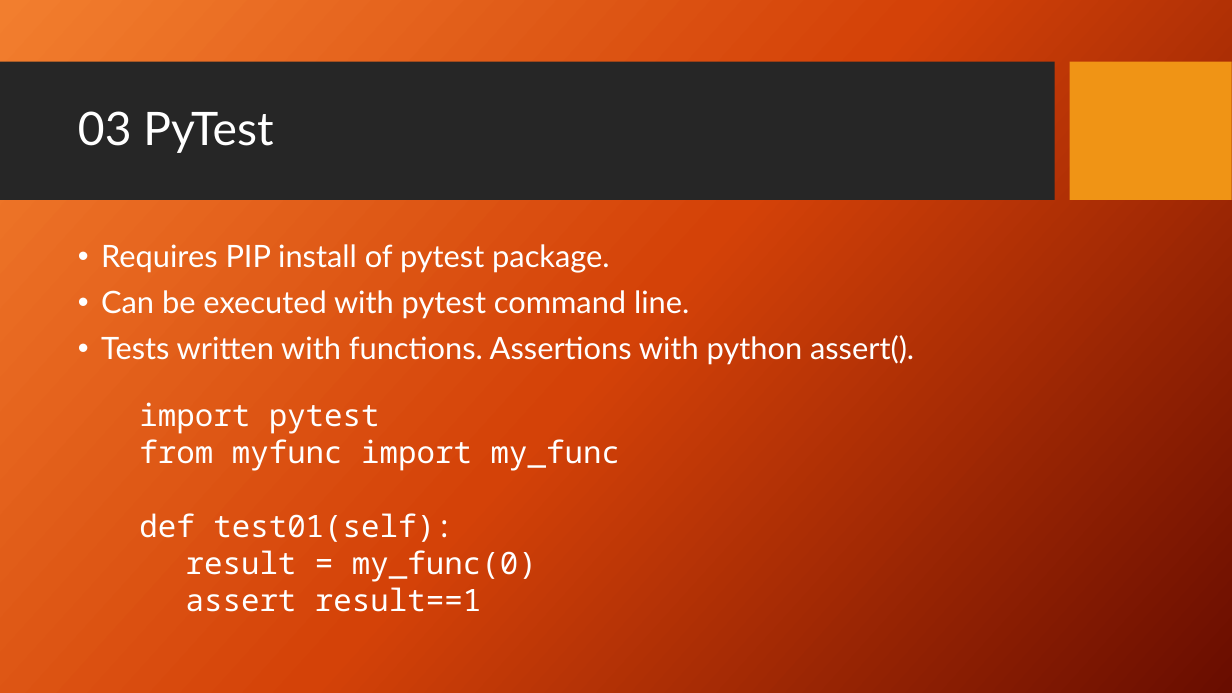
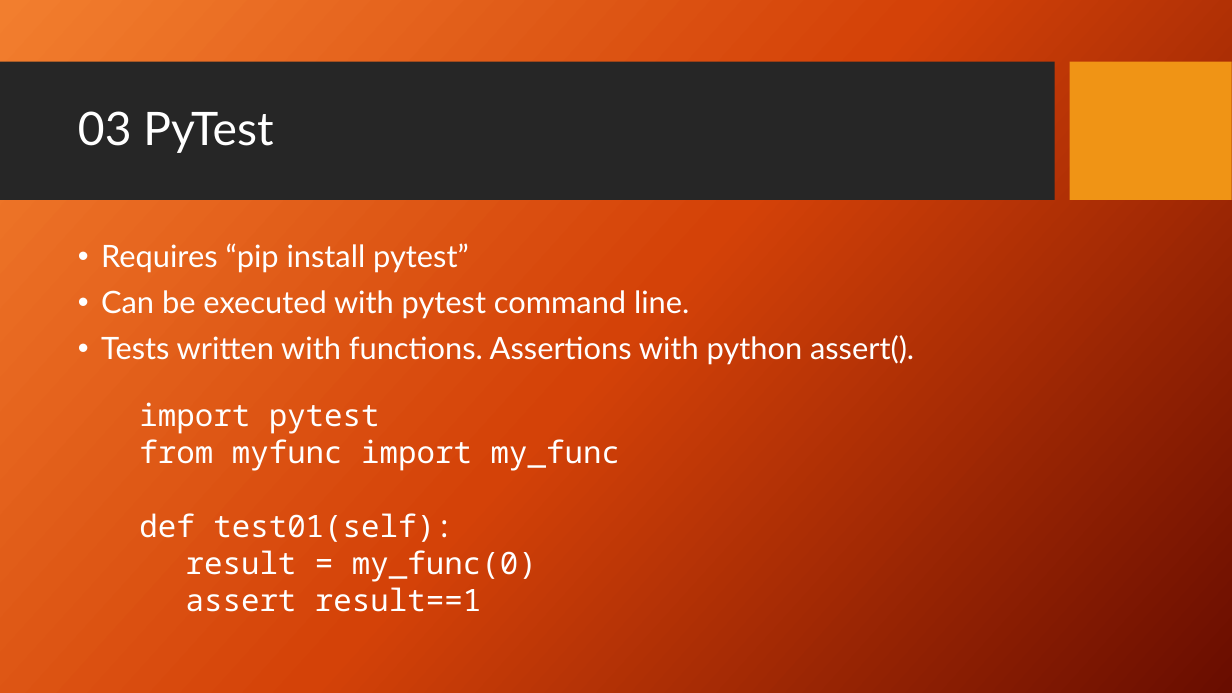
Before and after one commit to PrincetonUniversity/software_testing, a slide deck: slide 12 of UnitTestingSlides.pptx (slide 11 before the commit). Drawn at 1232x693 pixels with LibreOffice and Linux fonts; fonts in the diff are those of the drawing; background and template pictures are left out. Boxes give left, top, right and bottom in pixels: in the first picture for what was removed or moved away, otherwise in the second. Text is boxed around its words. In the diff, an @@ line names an element or a change of style, - is before the commit and + after.

```diff
--- a/UnitTestingSlides.pptx
+++ b/UnitTestingSlides.pptx
@@ text at box(101, 243, 469, 273): text changed @@
-• Requires PIP install of pytest package.
+• Requires “pip install pytest”
```
Also in this commit, not shown: 2 other slides changed, 1 slide added.
